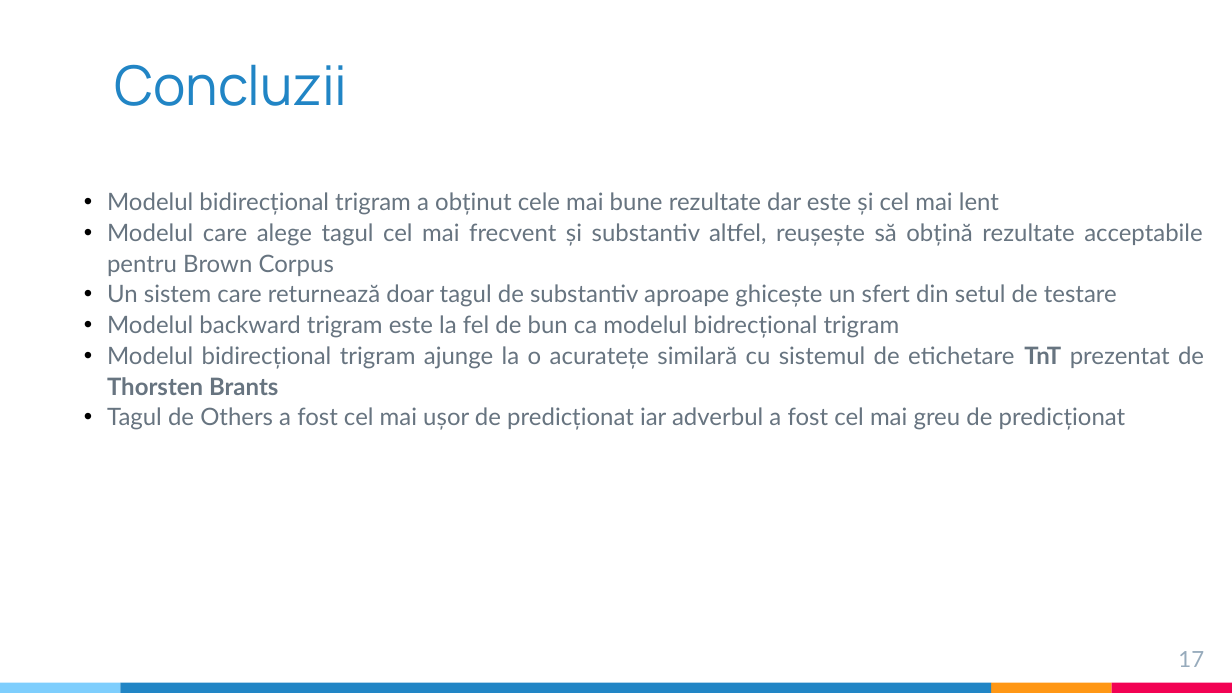
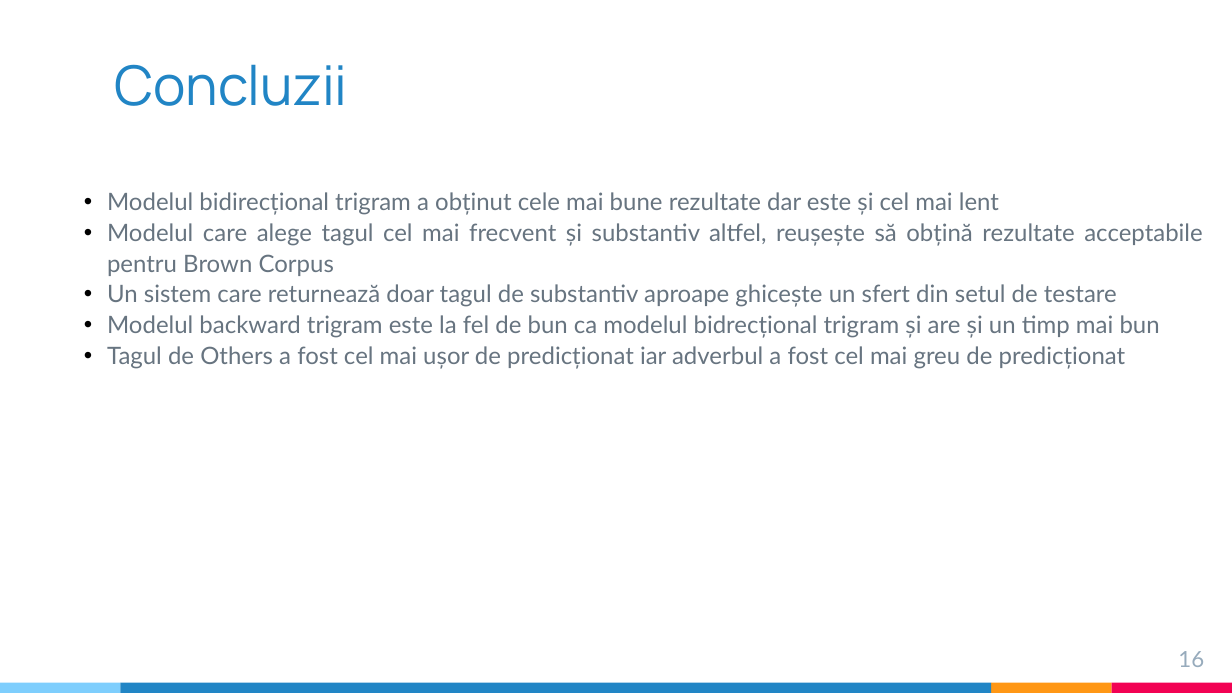
Before and after one commit to ST4NSB/part-of-speech-tagging, a slide deck: slide 16 of docs/pos_tagging_prezentare_Barbulescu.pptx (slide 17 before the commit). Drawn at 1232x693 pixels with LibreOffice and Linux fonts; fonts in the diff are those of the drawing. Boxes give left, top, right and bottom in pixels: in the first picture for what was removed or moved away, otherwise in the second. Text is boxed around its words. In the diff, an @@ line names an element or a change of style, - is before the commit and + after.

```diff
--- a/docs/pos_tagging_prezentare_Barbulescu.pptx
+++ b/docs/pos_tagging_prezentare_Barbulescu.pptx
@@ text at bbox=[107, 315, 1160, 338]: text changed @@
-• Modelul backward trigram este la fel de bun ca modelul bidrecțional trigram
-• Modelul bidirecțional trigram ajunge la o acuratețe similară cu sistemul de etichetare TnT prezentat de Thorsten Brants
+• Modelul backward trigram este la fel de bun ca modelul bidrecțional trigram și are și un timp mai bun
@@ page number at bbox=[1178, 651, 1204, 667]: text changed @@
-17
+16
```
Also in this commit, not shown: 5 other slides changed, 1 slide removed.
